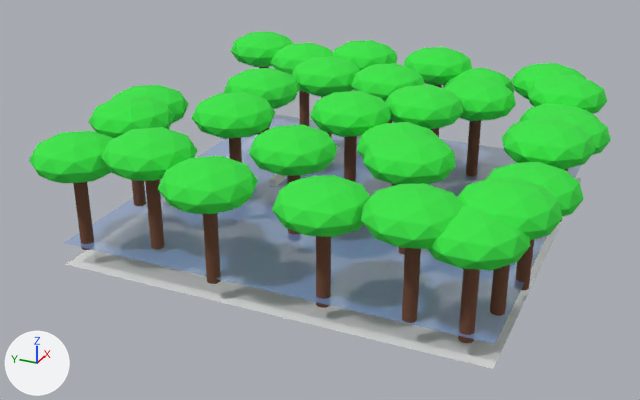
One commit to the Blender file assets/models/terrain.blend: the scene before it, then after it.
Both versions are drawn from a 50 mm lens placed at (-381.0, -155.0, 186.0), pointed at (-15.0, 10.0, 3.0). The axes (+X, +Y, +Z) are drawn at lower left. The lights are the same throughout.

The older version as bpy lines, for what is in view:
```python
me_icosphere = bpy.data.meshes.new('Icosphere')
me_icosphere.from_pydata(...)  # an icosphere of 80 faces spanning x -19.4..19.4, y -20.4..20.4, z -10.1..10.1
me_icosphere.materials.append(mat_canopy)  # green #3ae748
me_tree_trunk = bpy.data.meshes.new('tree_trunk')
me_tree_trunk.from_pydata(...)  # 64 vertices, 32 faces; spans x -3.0..3.0, y -3.0..3.0, z 0.0..42.6
me_tree_trunk.polygons.foreach_set('use_smooth', [True] * 32)
me_tree_trunk.materials.append(mat_tree_trunk)  # brown #704834
ob_icosphere = bpy.data.objects.new('Icosphere', me_icosphere)
ob_icosphere.location = (0.0, 0.0, 44.7)
ob_tree_026 = bpy.data.objects.new('Tree.026', None)
ob_tree_026.location = (-46.2, 8.8, -3.9)
ob_tree_026.instance_type = 'COLLECTION'
ob_tree_026.instance_collection = col_tree
ob_tree_028 = bpy.data.objects.new('Tree.028', None)
ob_tree_028.location = (-46.8, -98.5, -4.2)
ob_tree_028.instance_type = 'COLLECTION'
ob_tree_028.instance_collection = col_tree
ob_tree_trunk = bpy.data.objects.new('tree_trunk', me_tree_trunk)
ob_tree_trunk.location = (0.0, 0.0, 0.0)
# also in view: 'Tree.019' at (-98.0, 22.0, 25.0); 'Tree.015' at (-95.0, -88.0, 23.0); 'Tree.018' at (-94.0, -27.0, 23.0); 'Tree.001' at (-51.0, 92.0, 28.0); 'Tree.016' at (-78.0, -95.0, 28.0)
```
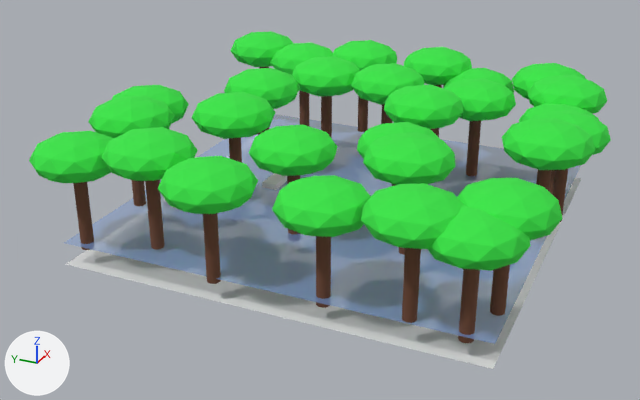
Location of each change, [x1, y1, x2, y2] in pixels of the pictures (640 x 400 px):
'Icosphere', no longer drawn (green): before [310, 91, 391, 137]
'Tree.028', hidden: before [485, 162, 584, 290]
'tree_trunk', no longer drawn (brown): before [344, 136, 357, 182]

The change, as a diff of the scene's bpy script:
```diff
--- a/assets/models/terrain.blend.py
+++ b/assets/models/terrain.blend.py
@@ ob_tree_028 @@
 ob_tree_028.instance_collection = col_tree
+ob_tree_028.hide_set(True)
```
